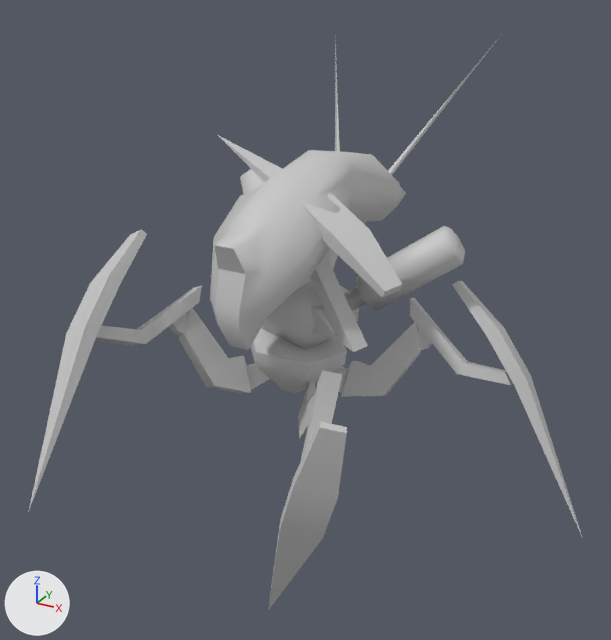
Two versions of the FBX model Assets/art/models/tech/walker/tech_walker.FBX, one commit apart.
Both versions are drawn from a camera (50 mm lens) standing at (6.07, -10.68, 9.49) and looking at (0.44, -0.44, 4.37). Every picture has the same lights, and +X, +Y and +Z are marked at lower left. Both versions are drawn at frame 22 of the action 'Take 001'; the numbers are the values there.

The first picture shows 'head', 'leg hub', 'leg section- front right', 'leg section- rear left', 'leg section- rear right', 'leg spike - front right', 'leg spike- front left', 'leg spike- rear left', 'leg spike- rear right', 'leg thigh- front left', 'leg thigh- front right', 'leg thigh- rear left', 'tanks_torso'.
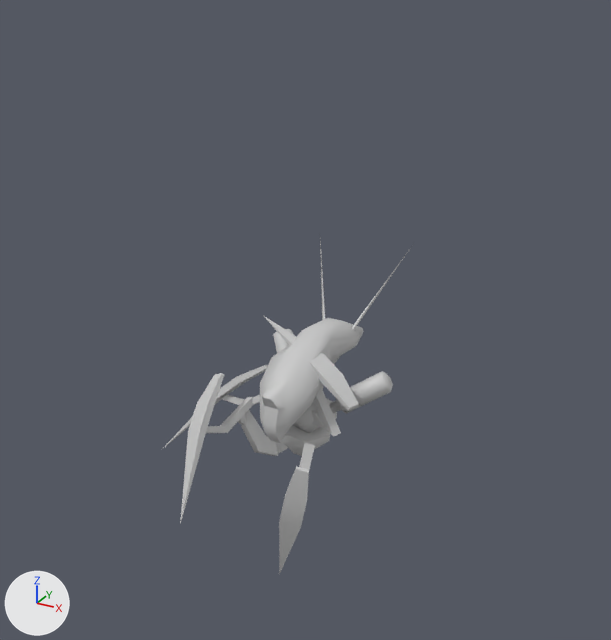
ob_walker_base is not drawn itself; it is the parent of ob_leg_hub.

Edits to the bpy script that builds the scene:
```text
Change ob_leg_hub:
    ob_leg_hub.rotation_euler: (-0.114, -1.378, 0.00829) -> (-0.398, -1.365, 0.287)  # degrees (-6.5, -79, 0.5) -> degrees (-23, -78, 16)
Change ob_walker_base:
    ob_walker_base.location: (0.0, 0.0, 0.252) -> (0.0359, 0.159, 0.0545)
    ob_walker_base.scale: (0.0254, 0.0254, 0.0254) -> (0.0146, 0.0146, 0.0146)
Change ob_head:
    ob_head.rotation_euler: (0.117, 0.144, 0.00827) -> (0.0978, 0.161, -0.141)  # degrees (6.7, 8.3, 0.5) -> degrees (5.6, 9.2, -8.1)
Change ob_leg_thigh__front_left:
    ob_leg_thigh__front_left.rotation_euler: (0.404, 1.236, -2.697) -> (0.505, 1.405, -2.587)  # degrees (23, 71, -155) -> degrees (29, 81, -148)
Change ob_leg_section__front_right:
    ob_leg_section__front_right.rotation_euler: (-0.584, 0.0, 0.0) -> (-0.466, 0.0, 0.0)  # degrees (-33, 0, 0) -> degrees (-27, 0, 0)
Change ob_leg_thigh__rear_left:
    ob_leg_thigh__rear_left.rotation_euler: (-0.271, 3.06, 0.307) -> (-0.278, 0.0671, 0.399)  # degrees (-16, 175, 18) -> degrees (-16, 3.8, 23)
```

Boxes (x1, y1, x2, y2) around the edits, measured in the pictures (611 x 640 px):
'head', moved, rescaled, turned: before (210, 34, 502, 350); after (260, 241, 412, 443)
'tanks_torso', moved, rescaled, turned: before (240, 169, 465, 349); after (273, 329, 393, 433)
'leg spike - front right', moved, rescaled, turned: before (28, 229, 147, 512); after (180, 373, 224, 524)
'leg spike- front left', moved, rescaled, turned: before (268, 422, 347, 610); after (279, 466, 309, 573)
'leg spike- rear right', moved, rescaled, turned: before (218, 135, 403, 298); after (263, 315, 359, 411)
'leg hub', moved, rescaled, turned: before (250, 327, 347, 393); after (282, 425, 330, 456)
'leg thigh- front right', moved, rescaled, turned: before (169, 308, 270, 394); after (238, 410, 288, 456)
'leg spike- rear left', moved, rescaled, turned: before (452, 281, 583, 538); after (165, 365, 268, 447)
'leg thigh- rear left', moved, rescaled, turned (not visible afterwards): before (333, 322, 432, 397)
'leg section- rear right', moved, rescaled, turned: before (310, 248, 368, 352); after (314, 384, 341, 436)
'leg section- front right', moved, rescaled, turned: before (95, 285, 202, 346); after (206, 397, 253, 433)
'leg section- rear left', moved, rescaled, turned: before (410, 298, 513, 385); after (222, 395, 260, 406)
'leg section- front left', moved, rescaled, turned: before (300, 370, 342, 462); after (299, 443, 315, 470)
'leg thigh- rear right', moved, rescaled, turned: before (310, 305, 338, 337); after (312, 410, 325, 428)
'leg thigh- front left', moved, rescaled, turned (not visible afterwards): before (299, 379, 316, 440)
